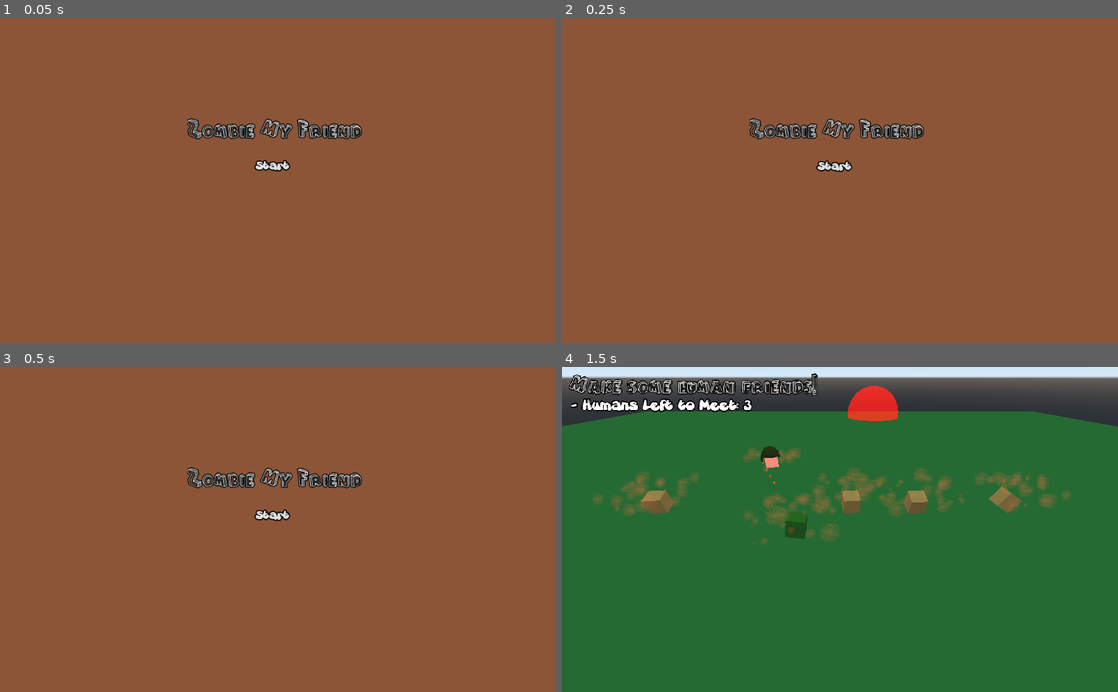
Above: before the commit, frames 1-4 (two rows, left to right).
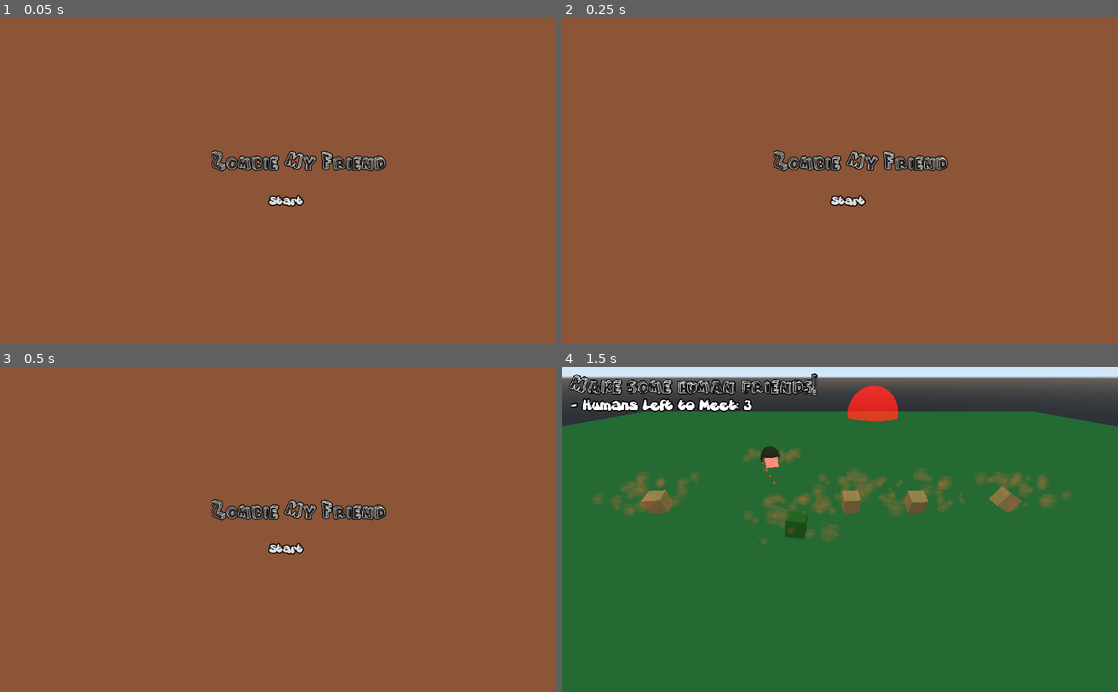
Above: after the commit, the same moments.

Repository: daltonteague/GMTK-Jam-2021
Game: Godot game, scene res://scenes/Levels/GameStart.tscn
Two runs of this game, one before a commit and one after it. Both use one fixed random seed, a clock stepped at 60 frames per second and the inputs below.
Inputs:
- Up to frame 1 (0.05 s): no input
- Up to frame 2 (0.25 s): no input
- Up to frame 3 (0.5 s): no input
- Up to frame 4 (1.5 s): click "Start" at 0.5 s; hold D (move_right) from 1.28 s (still down)

The runs differ from the first frame. In frame 1, 2.7% of the frame differs, in the area x 33-70%, y 30-59%; in frame 2, 2.7%; in frame 3, 2.7%, in the area x 33-70%, y 30-58%; in frame 4, nothing differs.

Commit message:
Fix UI anchoring

Diff:
--- a/scenes/StartMenu.tscn
+++ b/scenes/StartMenu.tscn
@@ -27,35 +27,46 @@
 tracks/0/imported = false
 tracks/0/enabled = true
 tracks/0/keys = {
-"times": PoolRealArray( 0, 0.3 ),
+"times": PoolRealArray( 0.1, 0.6 ),
 "transitions": PoolRealArray( 1, 1 ),
 "update": 0,
-"values": [ Vector2( 458.084, 247.265 ), Vector2( 458.084, 249.857 ) ]
+"values": [ Vector2( 299.238, 144.697 ), Vector2( 299.238, 141.813 ) ]
 }
 
-[node name="Menu" type="Node"]
+[node name="Menu" type="CanvasLayer"]
 script = ExtResource( 2 )
 
-[node name="Game Title" type="RichTextLabel" parent="."]
+[node name="Container" type="Control" parent="."]
+anchor_left = 0.5
+anchor_top = 0.5
+anchor_right = 0.5
+anchor_bottom = 0.5
+margin_left = -340.0
+margin_top = -126.0
+margin_right = 380.0
+margin_bottom = 153.0
+__meta__ = {
+"_edit_use_anchors_": false
+}
+
+[node name="Game Title" type="RichTextLabel" parent="Container"]
 anchor_right = 1.0
 anchor_bottom = 1.0
-margin_left = 345.145
-margin_top = 182.796
-margin_right = -311.855
-margin_bottom = -338.204
+margin_left = 217.0
+margin_top = 68.0
+margin_right = -148.0
+margin_bottom = -148.0
 custom_fonts/normal_font = SubResource( 2 )
 text = "Zombie My Friend"
 __meta__ = {
 "_edit_use_anchors_": false
 }
 
-[node name="StartButton" type="Button" parent="."]
-anchor_right = 0.532
-anchor_bottom = 0.214
-margin_left = 458.084
-margin_top = 248.542
-margin_right = 2.32648
-margin_bottom = 173.155
+[node name="StartButton" type="Button" parent="Container"]
+margin_left = 299.238
+margin_top = 144.12
+margin_right = 412.238
+margin_bottom = 186.12
 custom_fonts/font = SubResource( 3 )
 text = "Start"
 flat = true
@@ -63,17 +74,7 @@
 "_edit_use_anchors_": false
 }
 
-[node name="AnimationPlayer" type="AnimationPlayer" parent="StartButton"]
+[node name="AnimationPlayer" type="AnimationPlayer" parent="Container/StartButton"]
 anims/Hover = SubResource( 4 )
 
-[node name="ColorRect" type="ColorRect" parent="."]
-visible = false
-show_behind_parent = true
-margin_right = 1020.0
-margin_bottom = 605.0
-color = Color( 0.537255, 0.168627, 0.168627, 1 )
-__meta__ = {
-"_edit_use_anchors_": false
-}
-
-[connection signal="pressed" from="StartButton" to="." method="_on_StartButton_pressed"]
+[connection signal="pressed" from="Container/StartButton" to="." method="_on_StartButton_pressed"]
--- a/scenes/VictoryMenu.tscn
+++ b/scenes/VictoryMenu.tscn
@@ -34,48 +34,64 @@
 tracks/0/imported = false
 tracks/0/enabled = true
 tracks/0/keys = {
-"times": PoolRealArray( 0, 0.3 ),
+"times": PoolRealArray( -0.1, 0.3 ),
 "transitions": PoolRealArray( 1, 1 ),
 "update": 0,
-"values": [ Vector2( 441.247, 407.256 ), Vector2( 441.247, 404.41 ) ]
+"values": [ Vector2( 217.999, 267.875 ), Vector2( 217.999, 264.584 ) ]
 }
 
 [node name="Menu" type="Node"]
 script = ExtResource( 2 )
 
-[node name="Game Title" type="RichTextLabel" parent="."]
-anchor_right = 1.0
-anchor_bottom = 1.0
-margin_left = 419.0
-margin_top = 184.0
-margin_right = -274.0
-margin_bottom = -316.0
+[node name="Control" type="Control" parent="."]
+anchor_left = 0.5
+anchor_top = 0.472
+anchor_right = 0.5
+anchor_bottom = 0.472
+margin_left = -282.759
+margin_top = -208.285
+margin_right = 257.241
+margin_bottom = 207.715
+
+[node name="Game Title" type="RichTextLabel" parent="Control"]
+anchor_left = 0.5
+anchor_top = 0.5
+anchor_right = 0.5
+anchor_bottom = 0.5
+margin_left = -62.2613
+margin_top = -140.868
+margin_right = 437.739
+margin_bottom = 235.132
 custom_fonts/normal_font = SubResource( 1 )
 text = "You did it! "
 __meta__ = {
 "_edit_use_anchors_": false
 }
 
-[node name="Text" type="RichTextLabel" parent="."]
-anchor_right = 1.0
-anchor_bottom = 1.0
-margin_left = 283.429
-margin_top = 245.837
-margin_right = -218.571
-margin_bottom = -142.163
+[node name="Text" type="RichTextLabel" parent="Control"]
+anchor_left = 0.5
+anchor_top = 0.5
+anchor_right = 0.5
+anchor_bottom = 0.5
+margin_left = -197.832
+margin_top = -79.0311
+margin_right = 302.168
+margin_bottom = 296.969
 custom_fonts/normal_font = SubResource( 2 )
 text = "Congratulations, you've made so many new friends! Thanks for playing :)"
 __meta__ = {
 "_edit_use_anchors_": false
 }
 
-[node name="RestartButton" type="Button" parent="."]
-anchor_right = 1.0
-anchor_bottom = 1.0
-margin_left = 441.247
-margin_top = 406.749
-margin_right = -412.753
-margin_bottom = -140.238
+[node name="RestartButton" type="Button" parent="Control"]
+anchor_left = 0.568
+anchor_top = 0.5
+anchor_right = 0.568
+anchor_bottom = 0.5
+margin_left = -88.7209
+margin_top = 58.8692
+margin_right = 88.2798
+margin_bottom = 123.869
 custom_fonts/font = SubResource( 3 )
 text = "Back to Start"
 flat = true
@@ -83,17 +99,7 @@
 "_edit_use_anchors_": false
 }
 
-[node name="AnimationPlayer" type="AnimationPlayer" parent="RestartButton"]
+[node name="AnimationPlayer" type="AnimationPlayer" parent="Control/RestartButton"]
 anims/Hover = SubResource( 4 )
 
-[node name="ColorRect" type="ColorRect" parent="."]
-visible = false
-show_behind_parent = true
-margin_right = 1020.0
-margin_bottom = 605.0
-color = Color( 0.537255, 0.168627, 0.168627, 1 )
-__meta__ = {
-"_edit_use_anchors_": false
-}
-
-[connection signal="pressed" from="RestartButton" to="." method="_on_RestartButton_pressed"]
+[connection signal="pressed" from="Control/RestartButton" to="." method="_on_RestartButton_pressed"]
--- a/scripts/StartMenu.gd
+++ b/scripts/StartMenu.gd
@@ -4,7 +4,7 @@
 
 # Called when the node enters the scene tree for the first time.
 func _ready():
-	$StartButton/AnimationPlayer.play("Hover")
+	$Container/StartButton/AnimationPlayer.play("Hover")
 
 
 # Called every frame. 'delta' is the elapsed time since the previous frame.
